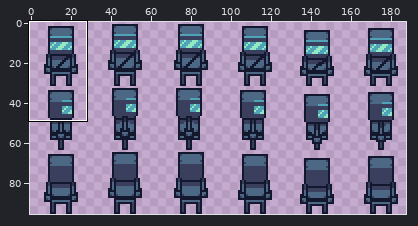
Pixel-art file -- Assets/Images/Player_sprite.aseprite. Above: a wide view before the commit, with the close-up outlined.
Close-up. Before the commit:
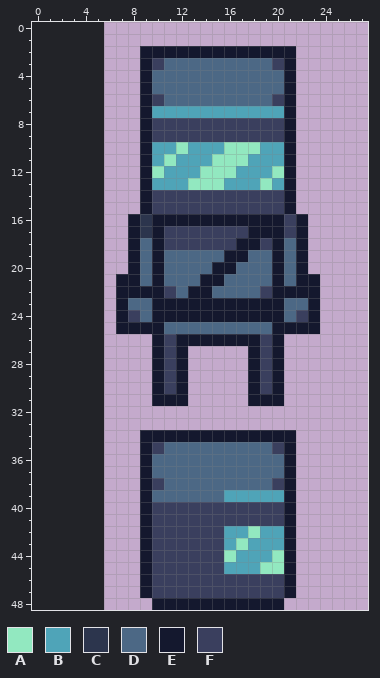
179x96 pixels, 1 frame. Shown: x 0..27, y 0..48. The old version is drawn lined up with the new one, on the new canvas. The wide view leaves out empty margins. The commit also changed other parts of the picture, which this record leaves out.
Palette (. is transparent): A #92e8c0  B #4fa4b8  C #2c354d  D #4c6885  E #14182e  F #3a3f5e
Pixels before, first column x 7:
 2 ..EEEEEEEEEEEEE..
 3 ..EFDDDDDDDDDFE..
 4 ..EDDDDDDDDDDDE..
 5 ..EDDDDDDDDDDDE..
 6 ..EFDDDDDDDDDFE..
 7 ..EBBBBBBBBBBBE..
 8 ..EFFFFFFFFFFFE..
 9 ..EFFFFFFFFFFFE..
10 ..EBBABBBAAABBE..
11 ..EBABBBAAABBBE..
12 ..EABBBAAABBBAE..
13 ..EBBBAAABBBABE..
14 ..EFFFFFFFFFFFE..
15 ..EFFFFFFFFFFFE..
16 .ECEEEEEEEEEEEFE.
17 .ECEFFFFFFFEEEFE.
18 .EDEFFFFFFEEFEDE.
19 .EDEDDDDDEEDDEDE.
20 .EDEDDDDEEDDDEDE.
21 EEDEDDDEEDDDDEDEE
22 EEEEFDEEDDDDFEEEE
23 EDDEEEEEEEEEEEDDE
24 EFDEEEEEEEEEEEDFE
25 EEEEDDDDDDDDDEEEE
26 ...EFEEEEEEEFE...
27 ...EFE.....EFE...
28 ...EFE.....EFE...
29 ...EFE.....EFE...
30 ...EFE.....EFE...
31 ...EEE.....EEE...
32 .................
33 .................
34 ..EEEEEEEEEEEEE..
35 ..EFDDDDDDDDDFE..
36 ..EDDDDDDDDDDDE..
37 ..EDDDDDDDDDDDE..
38 ..EFDDDDDDDDDFE..
39 ..EDDDDDDBBBBBE..
40 ..EFFFFFFFFFFFE..
41 ..EFFFFFFFFFFFE..
42 ..EFFFFFFBBABBE..
43 ..EFFFFFFBABBBE..
44 ..EFFFFFFABBBAE..
45 ..EFFFFFFBBBAAE..
46 ..EFFFFFFFFFFFE..
47 ..EFFFFFFFFFFFE..
48 ...EEEEEEEEEEE...
The result:
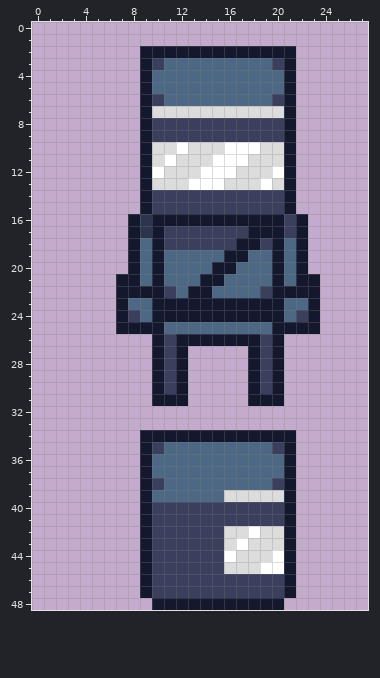
Difference:
canvas 179x96 -> 192x96, the old top-left corner now at 6,0
colour A: #92e8c0 -> #ffffff
colour B: #4fa4b8 -> #dcdcdc
